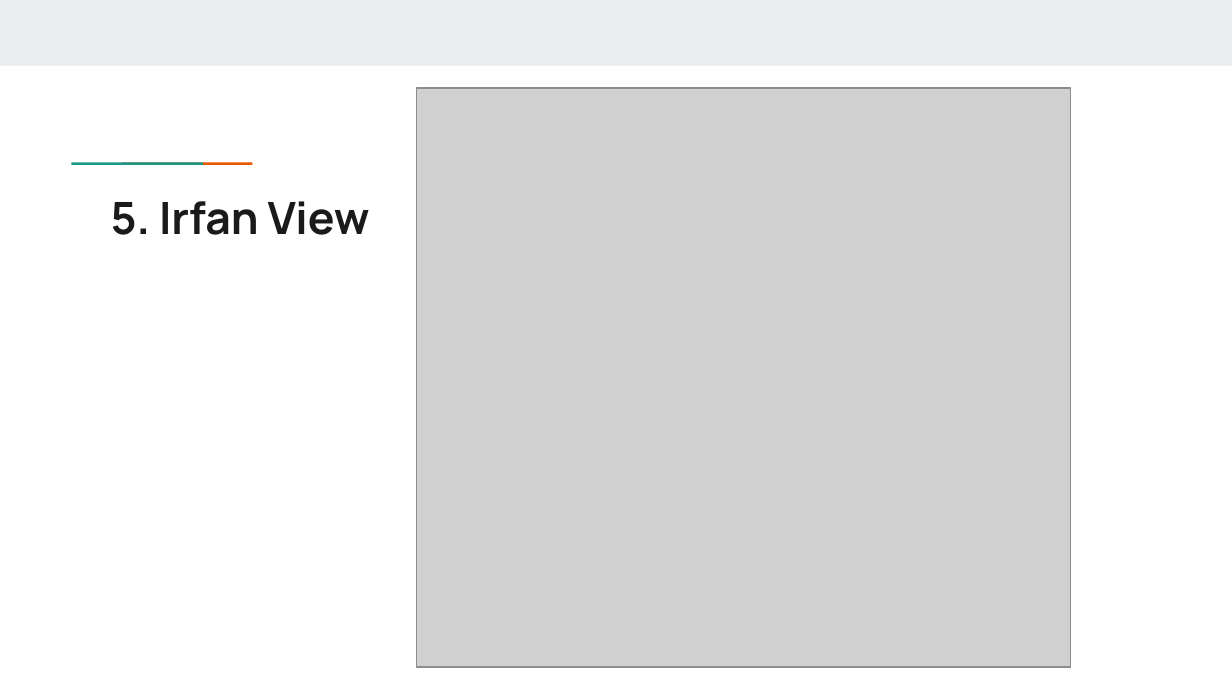
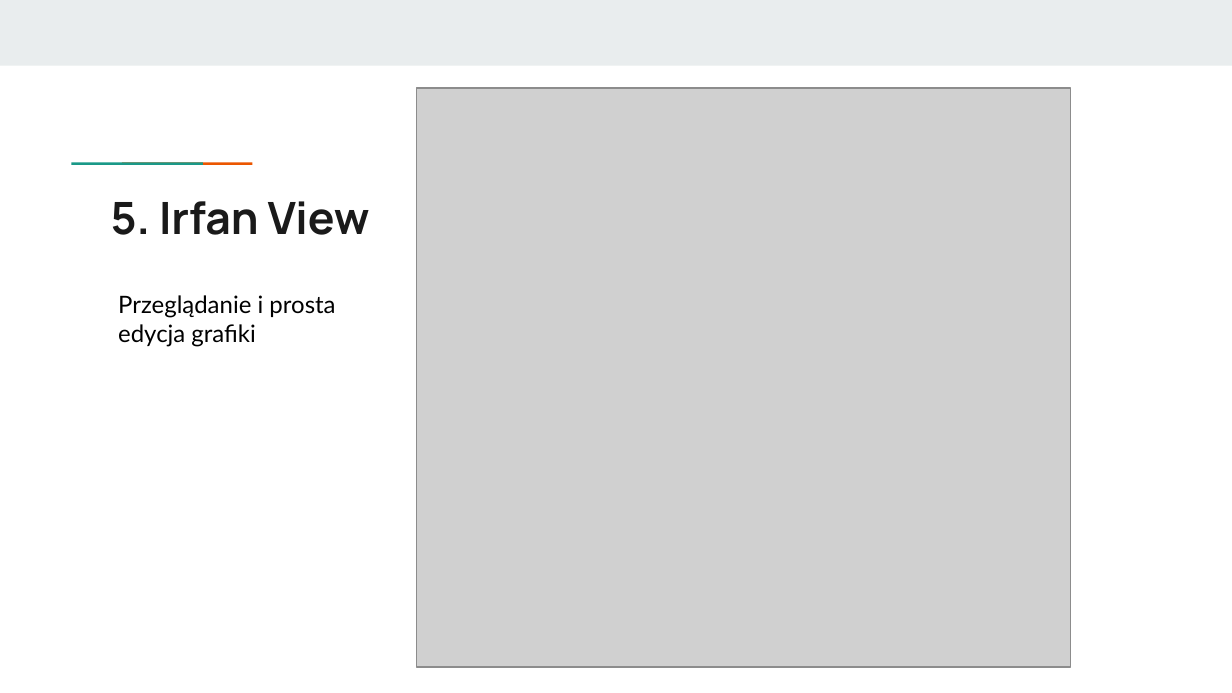
Before and after one commit to pawelmusiol/WDI, a slide deck: slide 7 of moduł 2/moduł 2.pptx. Drawn at 1232x693 pixels with LibreOffice and Linux fonts; fonts in the diff are those of the drawing; grey boxes stand for pictures. Boxes give left, top, right and bottom in pixels: in the first picture for what was removed or moved away, otherwise in the second. Text is boxed around its words. In the diff, an @@ line names an element or a change of style, - is before the commit and + after.

```diff
--- a/moduł 2/moduł 2.pptx
+++ b/moduł 2/moduł 2.pptx
@@ text added at <box>118,295,335,347</box>, 14 pt, text #000000 @@
+Przeglądanie i prosta edycja grafiki
```
Also in this commit, not shown: 8 other slides changed, 1 other file.
